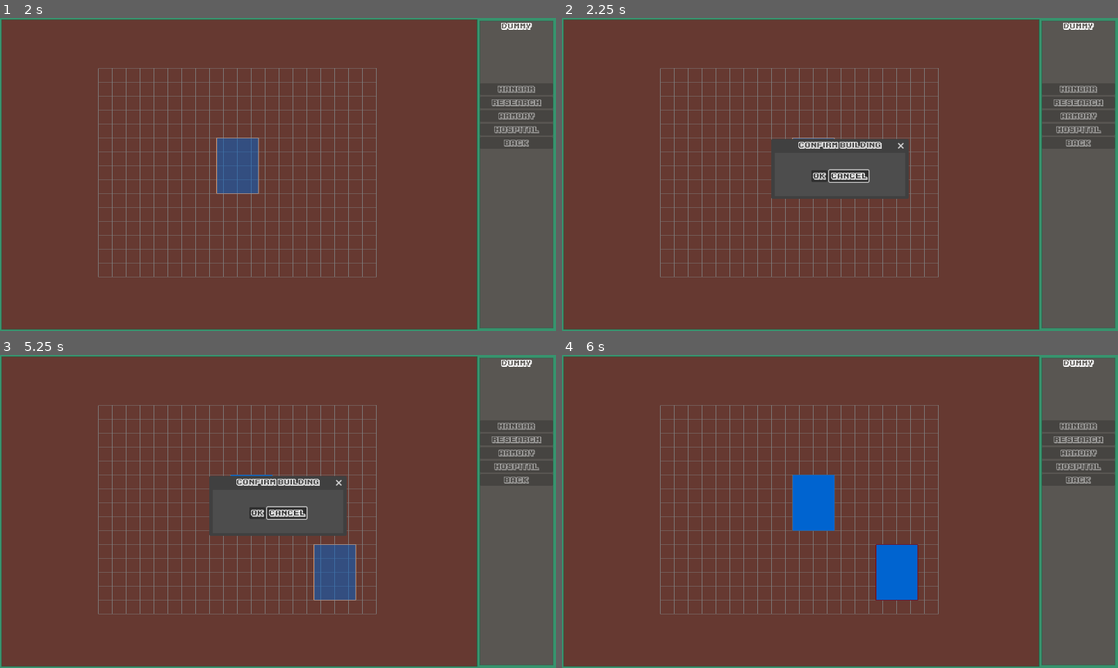
Above: before the commit, frames 1-4 (two rows, left to right).
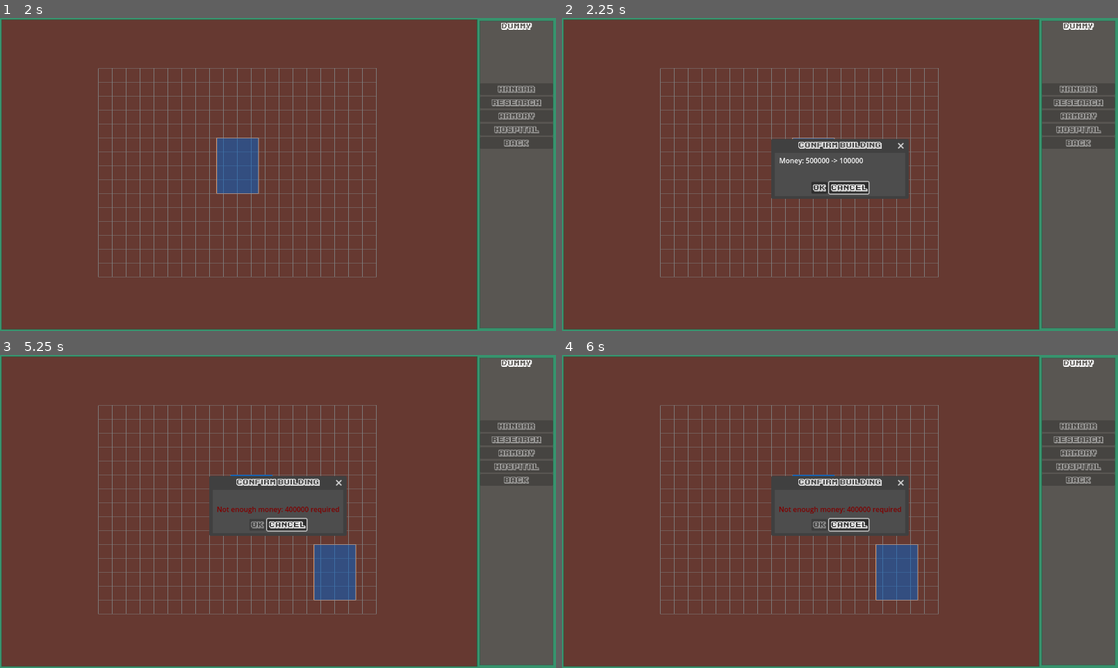
Above: after the commit, the same moments.

Repository: mmyumu/OVNI-godot
Game: Godot game, scene res://base/main.tscn
Same seed, same stepped clock (60 frames per second), same inputs: the game is played once before the commit and once after it. This scene is started directly instead of the project's main scene.
Inputs (mouse positions are in pixels of both pictures, inside the frame that each line leads up to):
- Up to frame 1 (2 s): click "Build" at 0.5 s; click "Hangar" at 1.25 s
- Up to frame 2 (2.25 s): tap Enter at 2 s; move the mouse to (962, 158) at 2.02 s; hold Right (move_right) from 2.03 s (still down); hold Space (shoot) from 2.03 s (still down); click (962, 158) at 2.17 s
- Up to frame 3 (5.25 s): release Right (move_right) at 2.75 s; release Space (shoot) at 2.75 s; click "Ok" at 2.75 s; tap Space (shoot) at 3.5 s; move the mouse to (166, 527) at 3.52 s; hold Down (move_down) 3.53-4.28 s; click (166, 527) at 3.6 s; move the mouse to (333, 442) at 4.27 s; hold Right (move_right) 4.28-5.03 s; tap M at 4.35 s; move the mouse to (250, 574) at 5.02 s; hold Up (move_up) from 5.03 s (still down); tap K at 5.1 s; click (250, 574) at 5.17 s
- Up to frame 4 (6 s): release Up (move_up) at 5.75 s; click (817, 511) at 5.75 s, where only the run before the commit has a clickable "Ok"

Frame 1 is identical in both runs. In frame 2, 0.9% of the frame differs, in the area x 39-56%, y 44-57%; in frame 3, 0.8%; in frame 4, 6.0%, in the area x 37-65%, y 38-79%.

Commit message:
Create managers (move old managers), use money when building, fix highlight bug (first frame)

Diff:
--- a/base/base_layout.gd
+++ b/base/base_layout.gd
@@ -141,4 +141,6 @@
 func _on_place_building_dialog_confirmed():
 	$BaseGrid.validate_placing(construction)
 	construction.validate_placing()
+	var construction_template = Saver.data.construction_templates.templates[construction.template_type]
+	Money.spend(construction_template.cost)
 	get_tree().paused = false
--- a/base/place_building_dialog.gd
+++ b/base/place_building_dialog.gd
@@ -9,7 +9,16 @@
 	$CanvasLayer/VBoxContainer/HBoxContainer/CancelButton.grab_focus()
 
 func _process(delta):
-	$CanvasLayer/VBoxContainer/HBoxContainer/OkButton.disabled = !is_valid()
+	var is_valid = is_valid()
+	$CanvasLayer/VBoxContainer/HBoxContainer/OkButton.disabled = !is_valid
+
+	if is_valid:
+		var construction_template: ConstructionTemplateData = Saver.data.construction_templates.templates[construction.template_type]
+		var new_money: int = Saver.data.money - construction_template.cost
+		$CanvasLayer/VBoxContainer/InfoLabel.text = "Money: %s -> %s" % [Saver.data.money, new_money]
+	else:
+		$CanvasLayer/VBoxContainer/InfoLabel.text = ""
+
 
 func _unhandled_input(event):
 	if event.is_action_pressed("confirm") and is_valid():
--- a/base/place_building_dialog.tscn
+++ b/base/place_building_dialog.tscn
@@ -29,6 +29,9 @@
 grow_horizontal = 2
 grow_vertical = 2
 
+[node name="InfoLabel" type="Label" parent="CanvasLayer/VBoxContainer"]
+layout_mode = 2
+
 [node name="ErrorLabel" type="Label" parent="CanvasLayer/VBoxContainer"]
 custom_minimum_size = Vector2(0, 30)
 layout_mode = 2
--- a/global/earth_layout.gd
+++ b/global/earth_layout.gd
@@ -21,18 +21,19 @@
 signal base_creation_over()
 signal attack_spawned(attack: AttackData)
 
+func _init():
+	for base in Saver.data.get_bases():
+		add_base(base)
+
+		for ship in base.get_ships():
+			add_ship(ship)
+
 func _ready():
 	MasterMind.attack_spawned.connect(_on_attack_spawned)
 
 	$NewBaseDialog.close()
 	mouse_pos = to_local(get_global_mouse_position())
 	$Cursor.visible = false
-
-	for base in Saver.data.get_bases():
-		add_base(base)
-
-		for ship in base.get_ships():
-			add_ship(ship)
 
 	for attack in Saver.data.mastermind.get_attacks_ongoing():
 		add_attack(attack)
--- a/global/icons/base_icon.gd
+++ b/global/icons/base_icon.gd
@@ -18,6 +18,7 @@
 		queue_redraw()
 
 var base: BaseData
+var first_frame: bool = true
 
 var highlighted: bool:
 	set(value):
@@ -34,6 +35,11 @@
 
 
 func _process(delta):
+	# Redraw on second frame since some info can miss on first frame (such as Sprite position)
+	if first_frame == true:
+		queue_redraw()
+		first_frame = false
+
 	for mini_icon in $VBoxContainer/MiniIcons.get_children():
 		mini_icon.queue_free()
 
@@ -46,23 +52,29 @@
 
 func _draw():
 	if highlighted:
-		var width = $VBoxContainer/TextureRect.texture.get_width()
-		var height = $VBoxContainer/TextureRect.texture.get_height()
-		var sprite_position = $VBoxContainer.position + $VBoxContainer/TextureRect.position
-
-		var top_left = Vector2(sprite_position.x - padding, sprite_position.y - padding)
-		var top_right = Vector2(sprite_position.x + width + padding, sprite_position.y - padding)
-		var bottom_left = Vector2(sprite_position.x - padding, sprite_position.y + height + padding)
-		var bottom_right = Vector2(sprite_position.x + width + padding, sprite_position.y + height + padding)
-
-		draw_line(top_left, top_right, color, thickness)
-		draw_line(top_right, bottom_right, color, thickness)
-		draw_line(bottom_right, bottom_left, color, thickness)
-		draw_line(bottom_left, top_left, color, thickness)
-
-		$VBoxContainer/Label.set("theme_override_colors/font_color", color)
+		draw_highlight()
 	else:
 		$VBoxContainer/Label.set("theme_override_colors/font_color", Color.WHITE)
+
+func draw_highlight():
+	var width = $VBoxContainer/TextureRect.texture.get_width()
+	var height = $VBoxContainer/TextureRect.texture.get_height()
+	var sprite_position = $VBoxContainer.position + $VBoxContainer/TextureRect.position
+
+	print("$VBoxContainer.position=%s, $VBoxContainer/TextureRect.position=%s" % [$VBoxContainer.position, $VBoxContainer/TextureRect.position])
+	print("global $VBoxContainer/TextureRect.position=%s" % to_global($VBoxContainer/TextureRect.position))
+
+	var top_left = Vector2(sprite_position.x - padding, sprite_position.y - padding)
+	var top_right = Vector2(sprite_position.x + width + padding, sprite_position.y - padding)
+	var bottom_left = Vector2(sprite_position.x - padding, sprite_position.y + height + padding)
+	var bottom_right = Vector2(sprite_position.x + width + padding, sprite_position.y + height + padding)
+
+	draw_line(top_left, top_right, color, thickness)
+	draw_line(top_right, bottom_right, color, thickness)
+	draw_line(bottom_right, bottom_left, color, thickness)
+	draw_line(bottom_left, top_left, color, thickness)
+
+	$VBoxContainer/Label.set("theme_override_colors/font_color", color)
 
 func blink():
 	if highlighted:
--- a/util/cheat.tscn
+++ b/manager/cheat.tscn
@@ -1,6 +1,6 @@
 [gd_scene load_steps=2 format=3 uid="uid://deym4jp4t15w1"]
 
-[ext_resource type="Script" path="res://util/cheat.gd" id="1_6nbu0"]
+[ext_resource type="Script" path="res://manager/cheat.gd" id="1_6nbu0"]
 
 [node name="Cheat" type="Node"]
 process_mode = 3
--- a/util/datetimer.tscn
+++ b/manager/datetimer.tscn
@@ -1,6 +1,6 @@
 [gd_scene load_steps=2 format=3 uid="uid://cqkmpvwobj523"]
 
-[ext_resource type="Script" path="res://util/datetimer.gd" id="1_75mvl"]
+[ext_resource type="Script" path="res://manager/datetimer.gd" id="1_75mvl"]
 
 [node name="Datetimer" type="Node"]
 script = ExtResource("1_75mvl")
--- a/util/mastermind.tscn
+++ b/manager/mastermind.tscn
@@ -1,6 +1,6 @@
 [gd_scene load_steps=2 format=3 uid="uid://dfdiryq42g7aj"]
 
-[ext_resource type="Script" path="res://util/mastermind.gd" id="1_xtnqc"]
+[ext_resource type="Script" path="res://manager/mastermind.gd" id="1_xtnqc"]
 
 [node name="MasterMind" type="Node"]
 script = ExtResource("1_xtnqc")
--- /dev/null
+++ b/manager/money.gd
@@ -0,0 +1,7 @@
+class_name MoneyManager extends Node
+
+func spend(amount: int):
+	Saver.data.money -= amount
+
+func earn(amount: int):
+	Saver.data.money += amount
--- /dev/null
+++ b/manager/money.tscn
@@ -0,0 +1,6 @@
+[gd_scene load_steps=2 format=3 uid="uid://tgup7m2mu5vp"]
+
+[ext_resource type="Script" path="res://manager/money.gd" id="1_7qbm8"]
+
+[node name="Money" type="Node"]
+script = ExtResource("1_7qbm8")
--- a/util/ships.tscn
+++ b/manager/ships.tscn
@@ -1,6 +1,6 @@
 [gd_scene load_steps=2 format=3 uid="uid://cjgjtmjjtgnoo"]
 
-[ext_resource type="Script" path="res://util/ships.gd" id="1_x888x"]
+[ext_resource type="Script" path="res://manager/ships.gd" id="1_x888x"]
 
 [node name="Ships" type="Node"]
 script = ExtResource("1_x888x")
--- a/project.godot
+++ b/project.godot
@@ -20,10 +20,11 @@
 GlobalVariables="*res://shootemup/global_variables.tscn"
 Saver="*res://saver.gd"
 Global="*res://global.gd"
-Datetimer="*res://util/datetimer.tscn"
-MasterMind="*res://util/mastermind.tscn"
-Ships="*res://util/ships.tscn"
-Cheat="*res://util/cheat.tscn"
+Datetimer="*res://manager/datetimer.tscn"
+MasterMind="*res://manager/mastermind.tscn"
+Ships="*res://manager/ships.tscn"
+Cheat="*res://manager/cheat.tscn"
+Money="*res://manager/money.tscn"
 
 [display]
 
Renamed: util/cheat.gd -> manager/cheat.gd
Renamed: util/datetimer.gd -> manager/datetimer.gd
Renamed: util/mastermind.gd -> manager/mastermind.gd
Renamed: util/ships.gd -> manager/ships.gd
